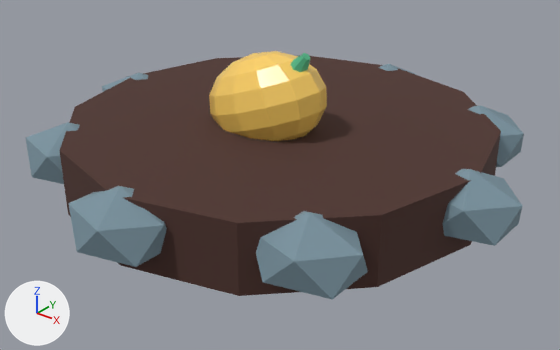
An edit to the Blender file art_source/seed_patch.blend, drawn before and after from the same camera.
Rendered twice from a camera (50 mm lens) standing at (1.094, -1.368, 0.856) and looking at (0.042, -0.052, 0.04). The lights are fixed; the arrows at lower left show +X, +Y and +Z. The first picture is the older version.

The first picture shows 'seed_patch'.
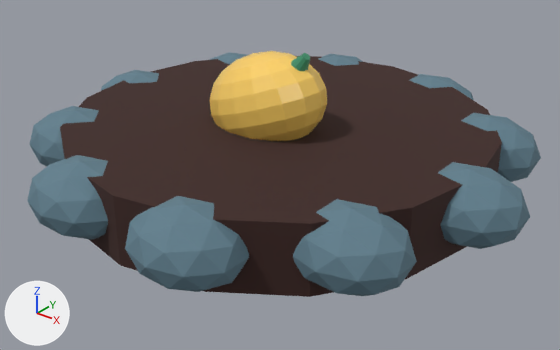
Where the change shows, as pixel boxes [x1, y1, x2, y2] in the pictures (560 x 350 px; the box of a moved part takes in the faces that stretch with it):
'seed_patch', recoloured, surface changed, reshaped: before [26, 51, 524, 299]; after [27, 51, 541, 297]
part 1 of me_seed_patch, added (blue): after [461, 113, 541, 182]
part 2 of me_seed_patch, added (blue): after [409, 74, 474, 100]
part 3 of me_seed_patch, added: after [318, 54, 363, 66]
part 4 of me_seed_patch, added (mostly hidden): after [209, 52, 247, 64]
part 5 of me_seed_patch, added (blue): after [30, 106, 99, 166]
part 6 of me_seed_patch, added (blue): after [27, 155, 108, 240]
part 7 of me_seed_patch, added (blue): after [125, 196, 249, 292]
part 8 of me_seed_patch, added (blue): after [293, 199, 417, 296]
part 9 of me_seed_patch, deleted: before [26, 64, 524, 299]
part 10 of me_seed_patch, moved or reshaped: before [209, 51, 327, 141]; after [210, 51, 327, 141]
part 11 of me_seed_patch, built on: before [60, 55, 501, 296]; after [60, 56, 530, 297]

Diff of the bpy script that builds the scene:
```diff
--- a/art_source/seed_patch.blend.py
+++ b/art_source/seed_patch.blend.py
@@ mat_mat_soil @@
 mat_mat_soil = principled_material('mat_soil')
-mat_mat_soil.base_color = (0.0738, 0.0303, 0.0231)  # brown #4d312a
+mat_mat_soil.base_color = (0.0446, 0.0161, 0.0127)  # brown #3c221e
 mat_mat_soil.roughness = 0.92
@@ mat_mat_stone @@
 mat_mat_stone = principled_material('mat_stone')
-mat_mat_stone.base_color = (0.19, 0.284, 0.339)  # greyish blue #79919d
+mat_mat_stone.base_color = (0.117, 0.208, 0.263)  # blue #607e8c
 mat_mat_stone.roughness = 0.85
@@ mat_mat_seed_gold @@
 mat_mat_seed_gold.base_color = (1.0, 0.646, 0.133)  # yellow #ffd266
-mat_mat_seed_gold.roughness = 0.3
+mat_mat_seed_gold.roughness = 0.28
@@ mat_mat_seed_tip @@
 mat_mat_seed_tip = principled_material('mat_seed_tip')
-mat_mat_seed_tip.base_color = (0.0824, 0.482, 0.251)  # green #51b889
+mat_mat_seed_tip.base_color = (0.0478, 0.289, 0.151)  # green #3e926c
@@ me_seed_patch @@
 # used by ob_seed_patch; location = (0.0, 0.0, 0.0)
-me_seed_patch.from_pydata(...)  # 222 vertices, 280 faces; spans x -0.618..0.618, y -0.594..0.594, z 0.0..0.355
+me_seed_patch.from_pydata(...)  # 618 vertices, 990 faces; spans x -0.626..0.626, y -0.586..0.586, z 0.0..0.355
+# me_seed_patch part 1: a new loose piece, an icosphere of 80 faces spanning x 0.279..0.53, y 0.184..0.404, z 0.008..0.172, in mat_mat_stone (blue #607e8c)
+# me_seed_patch part 2: a new loose piece, an icosphere of 80 faces spanning x 0.029..0.28, y 0.366..0.586, z 0.008..0.172, in mat_mat_stone (blue #607e8c)
+# me_seed_patch part 3: a new loose piece, an icosphere of 80 faces spanning x -0.28..-0.029, y 0.366..0.586, z 0.008..0.172, in mat_mat_stone (blue #607e8c)
+# me_seed_patch part 4: a new loose piece, an icosphere of 80 faces spanning x -0.53..-0.279, y 0.184..0.404, z 0.008..0.172, in mat_mat_stone (blue #607e8c)
+# me_seed_patch part 5: a new loose piece, an icosphere of 80 faces spanning x -0.53..-0.279, y -0.404..-0.184, z 0.008..0.172, in mat_mat_stone (blue #607e8c)
+# me_seed_patch part 6: a new loose piece, an icosphere of 80 faces spanning x -0.28..-0.029, y -0.586..-0.366, z 0.008..0.172, in mat_mat_stone (blue #607e8c)
+# me_seed_patch part 7: a new loose piece, an icosphere of 80 faces spanning x 0.029..0.28, y -0.586..-0.366, z 0.008..0.172, in mat_mat_stone (blue #607e8c)
+# me_seed_patch part 8: a new loose piece, an icosphere of 80 faces spanning x 0.279..0.53, y -0.404..-0.184, z 0.008..0.172, in mat_mat_stone (blue #607e8c)
+# me_seed_patch part 9: 6 loose pieces with 72 vertices, spanning x -0.472..0.472, y -0.594..0.594, z 0.008..0.172, are deleted
+# me_seed_patch part 10: 92 vertices removed from x -0.156..0.156, y -0.15..0.05, z 0.1..0.355; 156 vertices added at x -0.157..0.157, y -0.153..0.053, z 0.101..0.355
+# me_seed_patch part 11: 16 vertices removed from x -0.45..0.45, y -0.45..0.45, z 0.0..0.16; 84 vertices added at x -0.626..0.626, y -0.48..0.48, z 0.0..0.16
 me_seed_patch.materials.append(mat_mat_soil)
```
